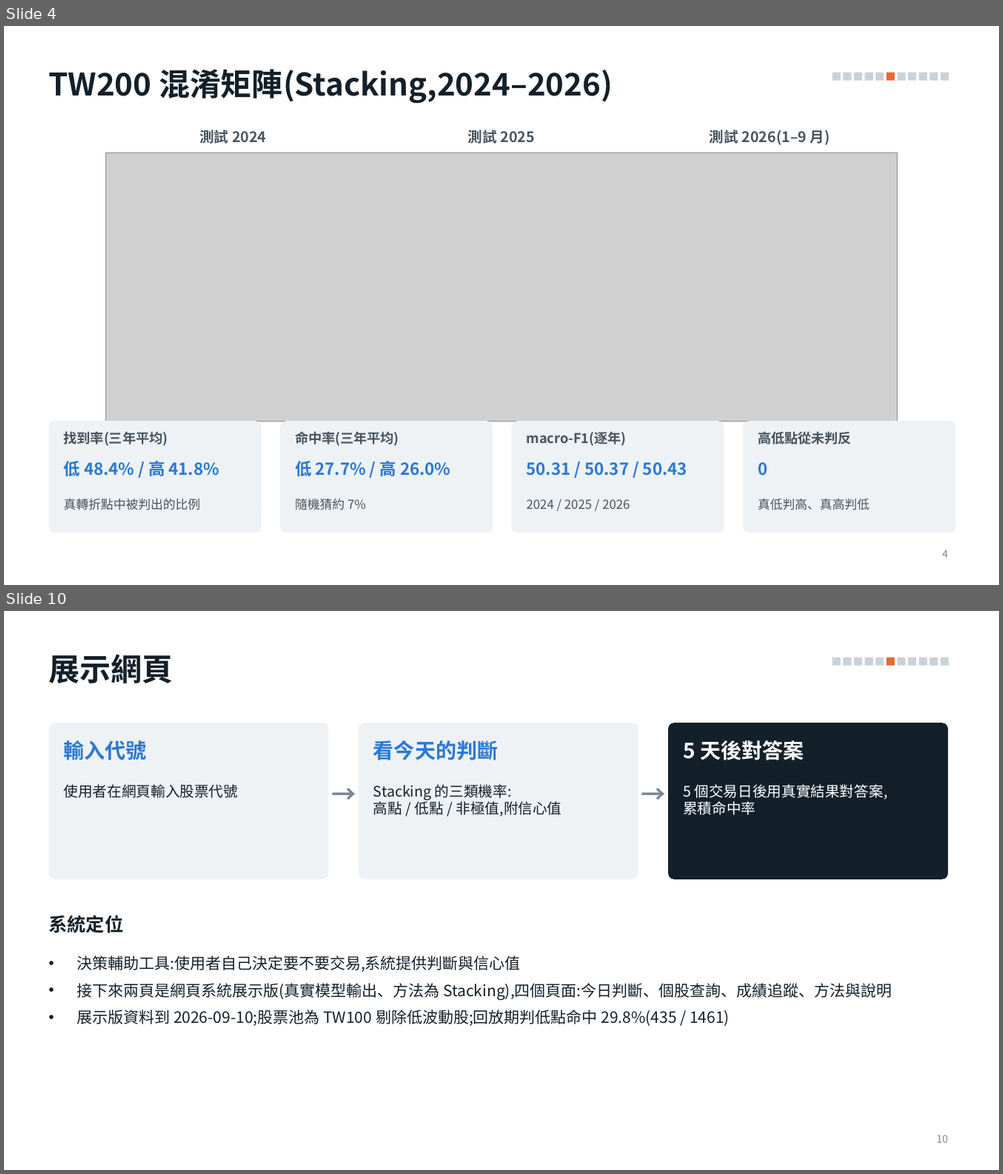
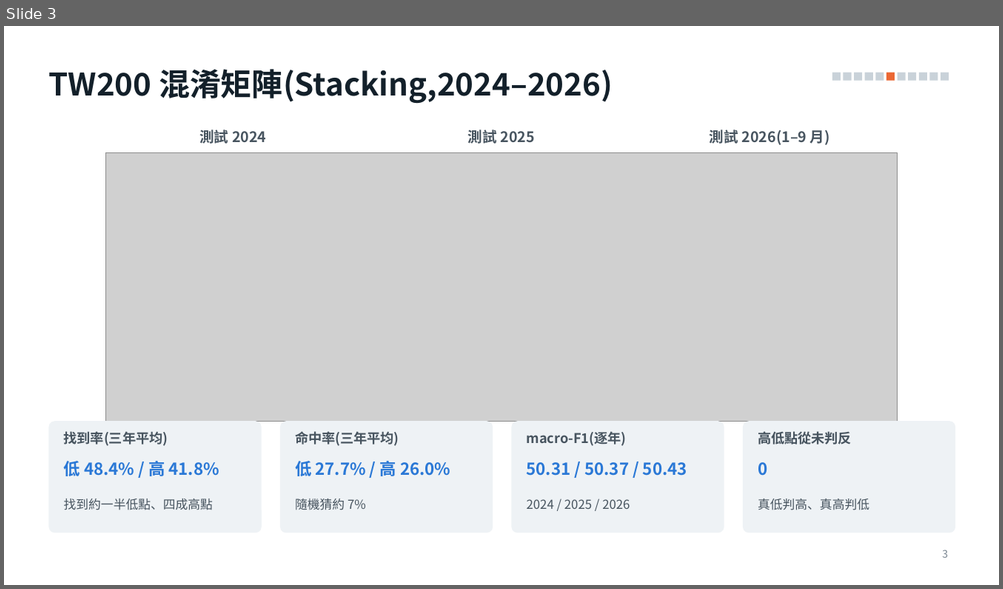
Before and after one commit to alextixu/fcukproject, a slide deck: method_kline_peak/report/kline_peak_report.pptx. Shown one above the other, each under a label of ours: slides 4 and 10 before the commit, slide 3 after it; the slides between them are not shown. The pictures are 1003x1174 and 1003x589 pixels, drawn with LibreOffice and Linux fonts; fonts in the diff are those of the drawing; grey boxes stand for pictures. Boxes give left, top, right and bottom in pixels: in the first picture for what was removed or moved away, otherwise in the second. Text is boxed around its words. In the diff, an @@ line names an element or a change of style, - is before the commit and + after.

```diff
--- a/method_kline_peak/report/kline_peak_report.pptx
+++ b/method_kline_peak/report/kline_peak_report.pptx
@@ slide 10 removed at [4, 611, 999, 1170], background #FFFFFF; not listed: 11 template elements that a slide beside it also shows @@
@@ title removed at [48, 654, 173, 684] @@
-展示網頁
@@ rounded rectangle removed at [48, 723, 329, 880] @@
@@ text removed at [64, 741, 147, 760] @@
-輸入代號
@@ rounded rectangle removed at [358, 723, 638, 880] @@
@@ text removed at [373, 741, 498, 760] @@
-看今天的判斷
@@ rounded rectangle removed at [668, 723, 948, 880] @@
@@ text removed at [683, 741, 803, 760] @@
-5 天後對答案
@@ text removed at [64, 784, 239, 798] @@
-使用者在網頁輸入股票代號
@@ text removed at [331, 779, 357, 823] @@
-→
@@ text removed at [373, 784, 562, 817] @@
-Stacking 的三類機率:
-高點 / 低點 / 非極值,附信心值
@@ text removed at [640, 779, 666, 823] @@
-→
@@ text removed at [683, 784, 888, 815] @@
-5 個交易日後用真實結果對答案,
-累積命中率
@@ text removed at [48, 915, 123, 934] @@
-系統定位
@@ text removed at [77, 956, 892, 1026] @@
-• 決策輔助工具:使用者自己決定要不要交易,系統提供判斷與信心值
-• 接下來兩頁是網頁系統展示版(真實模型輸出、方法為 Stacking),四個頁面:今日判斷、個股查詢、成績追蹤、方法與說明
-• 展示版資料到 2026-09-10;股票池為 TW100 剔除低波動股;回放期判低點命中 29.8%(435 / 1461)
@@ page number removed at [936, 1135, 948, 1143] @@
-10
@@ what was slide 4 is now slide 3 @@
@@ slide 3 changed as well @@
@@ text at [64, 499, 213, 511]: text changed @@
-真轉折點中被判出的比例
+找到約一半低點、四成高點
@@ page number at [942, 550, 948, 558]: text changed @@
-4
+3
```
Also in this commit, not shown: 2 other slides changed, 3 slides added, 8 other slides removed, 3 other files.
